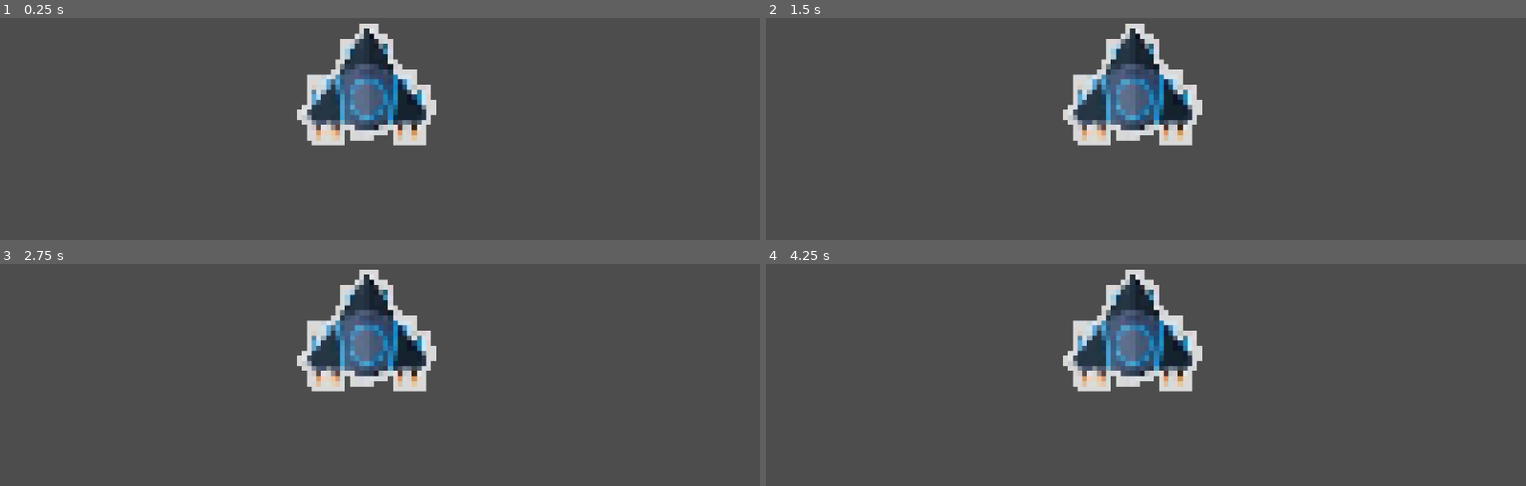
Above: before the commit, frames 1-4 (two rows, left to right).
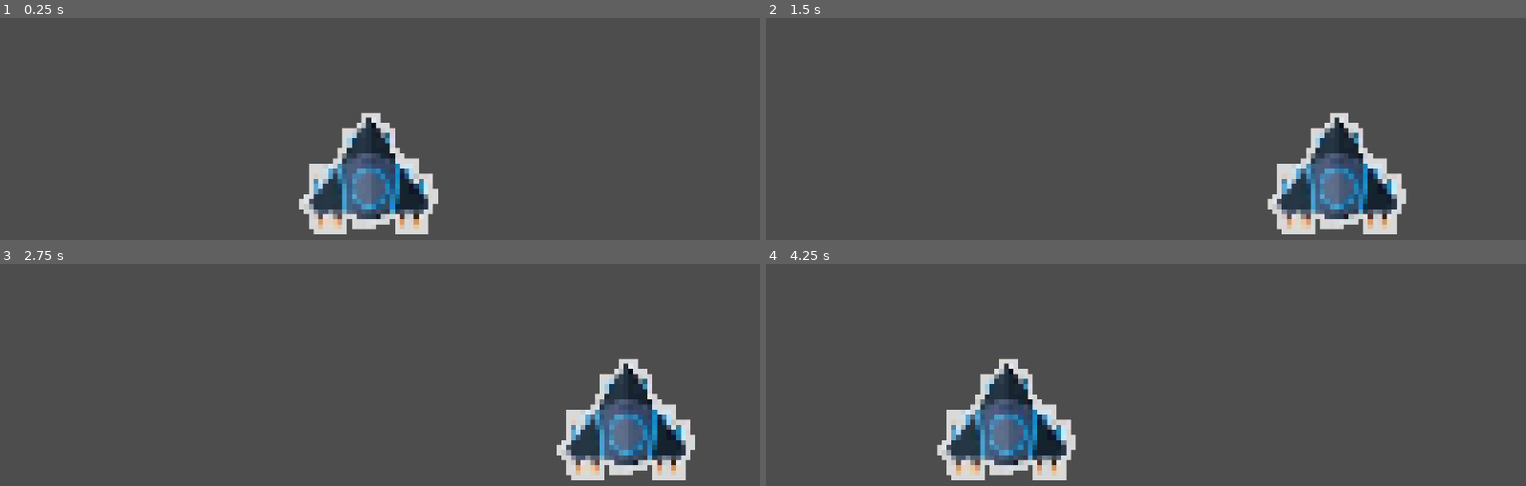
Above: after the commit, the same moments.

Repository: VIxeny/Ship
Game: Godot game, scene res://node_2d.tscn
The game is run twice, just before and just after one commit, with the same random seed, the same clock (stepped at 60 frames per second) and the same inputs.
Inputs:
- Up to frame 1 (0.25 s): no input
- Up to frame 2 (1.5 s): tap Enter at 0.5 s; hold Right 0.53-1.28 s; hold Left from 1.28 s (still down)
- Up to frame 3 (2.75 s): release Left at 2.03 s; hold Right from 2.03 s (still down)
- Up to frame 4 (4.25 s): tap Space at 3.5 s; release Right at 3.53 s; hold Left from 3.53 s (still down)

The runs differ from the first frame. In frame 1, 12% of the frame differs, in the area x 39-58%, y 2-98%; in frame 2, 13%, in the area x 39-85%, y 2-98%; in frame 3, 13%; in frame 4, 13%.

Commit message:
Точно живое

Diff:
--- a/node_2d.tscn
+++ b/node_2d.tscn
@@ -1,10 +1,23 @@
-[gd_scene load_steps=4 format=3 uid="uid://dj06xmyim872f"]
+[gd_scene load_steps=8 format=3 uid="uid://dj06xmyim872f"]
 
 [ext_resource type="Texture2D" uid="uid://d0csf4blowiuh" path="res://57535ea42d5fe560486bb84abff11494-4038108665.jpg" id="1_wtcfe"]
 [ext_resource type="Texture2D" uid="uid://cn5ammu7ed2k" path="res://Sprite-0002.png" id="2_0e48y"]
+[ext_resource type="Script" uid="uid://yxq0u5wm3yck" path="res://rigid_body_2d.gd" id="2_epypp"]
 
 [sub_resource type="CircleShape2D" id="CircleShape2D_epypp"]
 radius = 115.352
+
+[sub_resource type="RectangleShape2D" id="RectangleShape2D_epypp"]
+size = Vector2(25.5, 673)
+
+[sub_resource type="Gradient" id="Gradient_epypp"]
+colors = PackedColorArray(1, 1, 1, 1, 0, 0, 0, 1)
+
+[sub_resource type="GradientTexture2D" id="GradientTexture2D_0hol4"]
+gradient = SubResource("Gradient_epypp")
+fill = 1
+fill_from = Vector2(0.481651, 0.495413)
+fill_to = Vector2(0, 0)
 
 [node name="Node2D" type="Node2D"]
 
@@ -13,8 +26,9 @@
 texture = ExtResource("1_wtcfe")
 
 [node name="RigidBody2D" type="RigidBody2D" parent="."]
-position = Vector2(559, 411)
+position = Vector2(562, 546)
 gravity_scale = 0.0
+script = ExtResource("2_epypp")
 
 [node name="CollisionShape2D" type="CollisionShape2D" parent="RigidBody2D"]
 position = Vector2(0.5, 0)
@@ -24,3 +38,19 @@
 position = Vector2(2.5, 13)
 scale = Vector2(7.21875, 7.6875)
 texture = ExtResource("2_0e48y")
+
+[node name="StaticBody2D" type="StaticBody2D" parent="."]
+
+[node name="CollisionShape2D" type="CollisionShape2D" parent="StaticBody2D"]
+position = Vector2(1162.25, 325)
+shape = SubResource("RectangleShape2D_epypp")
+
+[node name="CollisionShape2D2" type="CollisionShape2D" parent="StaticBody2D"]
+position = Vector2(6, 325)
+shape = SubResource("RectangleShape2D_epypp")
+
+[node name="PointLight2D" type="PointLight2D" parent="."]
+position = Vector2(-92, 60)
+scale = Vector2(-1.99409, -2.09604)
+energy = 2.15
+texture = SubResource("GradientTexture2D_0hol4")
--- /dev/null
+++ b/rigid_body_2d.gd
@@ -0,0 +1,14 @@
+extends RigidBody2D
+var speed = 1000
+func _ready():
+	pass
+	#apply_central_impulse(Vector2(100,0))
+func _process(delta: float):
+	if Input.is_key_pressed(KEY_RIGHT):
+		linear_velocity = Vector2(speed,0)
+		#apply_central_force(Vector2(speed,0))
+	elif Input.is_key_pressed(KEY_LEFT):
+		linear_velocity = Vector2(-speed,0)
+		#apply_central_force(Vector2(-speed,0))
+	else:
+		linear_velocity = Vector2(0,0)
Not shown, added: rigid_body_2d.gd.uid
